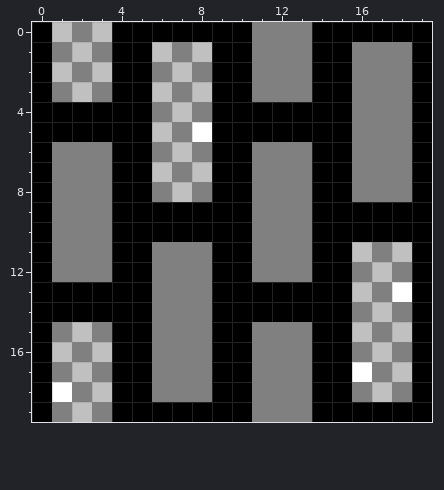
Pixel-art sprite, stored at xmlvm/src/demo/androidSokoban/res/drawable/wall.png. This is how it looked before the edit.
The file is 20x20 pixels.
New version:
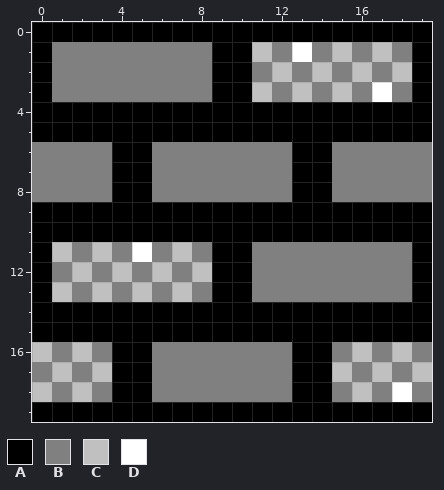
Palette (. is transparent): A #000000  B #808080  C #c0c0c0  D #ffffff
From old to new:
{"y":0,"x":1,"old":"CBC","new":"AAA"}
{"y":0,"x":11,"old":"BBB","new":"AAA"}
{"y":1,"x":2,"old":"C","new":"B"}
{"y":1,"x":4,"old":"AAC","new":"BBB"}
{"y":1,"x":8,"old":"C","new":"B"}
{"y":1,"x":11,"old":"B","new":"C"}
{"y":1,"x":13,"old":"BAA","new":"DBC"}
{"y":1,"x":17,"old":"B","new":"C"}
{"y":2,"x":1,"old":"C","new":"B"}
{"y":2,"x":3,"old":"CAA","new":"BBB"}
{"y":2,"x":7,"old":"C","new":"B"}
{"y":2,"x":12,"old":"B","new":"C"}
{"y":2,"x":14,"old":"AAB","new":"CBC"}
{"y":2,"x":18,"old":"B","new":"C"}
{"y":3,"x":2,"old":"C","new":"B"}
{"y":3,"x":4,"old":"AAC","new":"BBB"}
{"y":3,"x":8,"old":"C","new":"B"}
{"y":3,"x":11,"old":"B","new":"C"}
{"y":3,"x":13,"old":"BAA","new":"CBC"}
{"y":3,"x":17,"old":"B","new":"D"}
{"y":4,"x":6,"old":"BCB","new":"AAA"}
{"y":4,"x":16,"old":"BBB","new":"AAA"}
{"y":5,"x":6,"old":"CBD","new":"AAA"}
{"y":5,"x":16,"old":"BBB","new":"AAA"}
{"y":6,"x":0,"old":"A","new":"B"}
{"y":6,"x":7,"old":"C","new":"B"}
{"y":6,"x":9,"old":"AA","new":"BB"}
{"y":6,"x":13,"old":"B","new":"A"}
{"y":6,"x":15,"old":"A","new":"B"}
{"y":6,"x":19,"old":"A","new":"B"}
{"y":7,"x":0,"old":"A","new":"B"}
{"y":7,"x":6,"old":"C","new":"B"}
{"y":7,"x":8,"old":"CAA","new":"BBB"}
{"y":7,"x":13,"old":"B","new":"A"}
{"y":7,"x":15,"old":"A","new":"B"}
{"y":7,"x":19,"old":"A","new":"B"}
{"y":8,"x":0,"old":"A","new":"B"}
{"y":8,"x":7,"old":"C","new":"B"}
{"y":8,"x":9,"old":"AA","new":"BB"}
{"y":8,"x":13,"old":"B","new":"A"}
{"y":8,"x":15,"old":"A","new":"B"}
{"y":8,"x":19,"old":"A","new":"B"}
{"y":9,"x":1,"old":"BBB","new":"AAA"}
{"y":9,"x":11,"old":"BBB","new":"AAA"}
{"y":10,"x":1,"old":"BBB","new":"AAA"}
{"y":10,"x":11,"old":"BBB","new":"AAA"}
{"y":11,"x":1,"old":"B","new":"C"}
{"y":11,"x":3,"old":"BAA","new":"CBD"}
{"y":11,"x":7,"old":"B","new":"C"}
{"y":11,"x":14,"old":"AAC","new":"BBB"}
{"y":11,"x":18,"old":"C","new":"B"}
{"y":12,"x":2,"old":"B","new":"C"}
{"y":12,"x":4,"old":"AAB","new":"CBC"}
{"y":12,"x":8,"old":"B","new":"C"}
{"y":12,"x":14,"old":"AA","new":"BB"}
{"y":12,"x":17,"old":"C","new":"B"}
{"y":13,"x":1,"old":"AAAAA","new":"CBCBC"}
{"y":13,"x":7,"old":"B","new":"C"}
{"y":13,"x":11,"old":"AAAAAC","new":"BBBBBB"}
{"y":13,"x":18,"old":"D","new":"B"}
{"y":14,"x":6,"old":"BBB","new":"AAA"}
{"y":14,"x":16,"old":"BCB","new":"AAA"}
{"y":15,"x":1,"old":"BCB","new":"AAA"}
{"y":15,"x":6,"old":"BBB","new":"AAA"}
{"y":15,"x":11,"old":"BBB","new":"AAA"}
{"y":15,"x":16,"old":"CBC","new":"AAA"}
{"y":16,"x":0,"old":"ACBC","new":"CBCB"}
{"y":16,"x":9,"old":"AA","new":"BB"}
{"y":16,"x":13,"old":"B","new":"A"}
{"y":16,"x":15,"old":"ABCBA","new":"BCBCB"}
{"y":17,"x":0,"old":"ABCB","new":"BCBC"}
{"y":17,"x":9,"old":"AA","new":"BB"}
{"y":17,"x":13,"old":"B","new":"A"}
{"y":17,"x":15,"old":"ADBCA","new":"CBCBC"}
{"y":18,"x":0,"old":"ADBC","new":"CBCB"}
{"y":18,"x":9,"old":"AA","new":"BB"}
{"y":18,"x":13,"old":"B","new":"A"}
{"y":18,"x":15,"old":"ABCBA","new":"BCBDB"}
{"y":19,"x":1,"old":"BCB","new":"AAA"}
{"y":19,"x":11,"old":"BBB","new":"AAA"}
{"label":"changed","picture_box":[32,22,432,422]}
